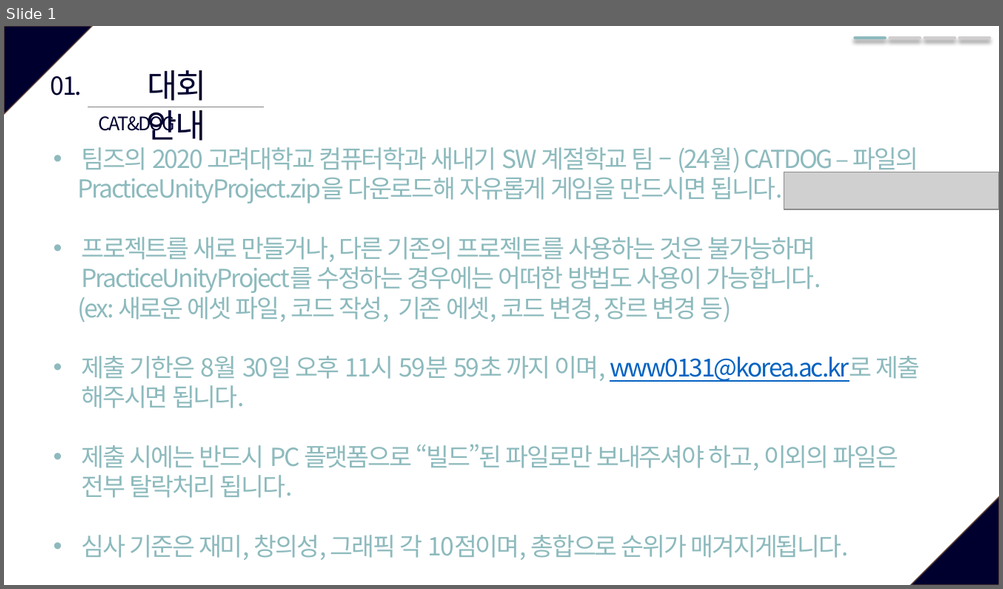
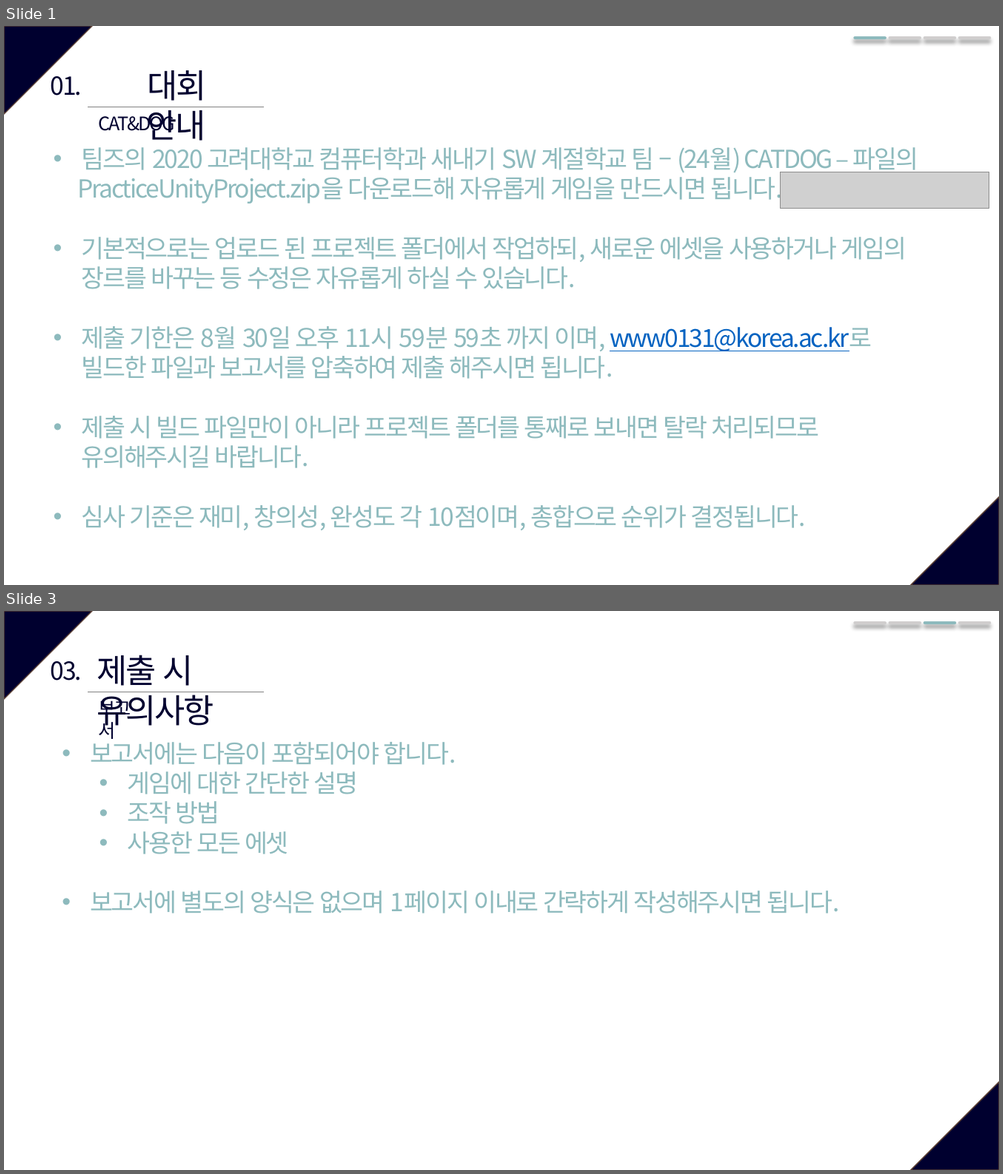
Before and after one commit to KU-CATDOG/2020SummerUnityStudy, a slide deck: 대회 공지.pptx. Shown one above the other, each under a label of ours: slide 1 before the commit, slides 1 and 3 after it; the slides between them are not shown. The pictures are 1003x589 and 1003x1174 pixels, drawn with LibreOffice and Linux fonts; fonts in the diff are those of the drawing; grey boxes stand for pictures. Boxes give left, top, right and bottom in pixels: in the first picture for what was removed or moved away, otherwise in the second. Text is boxed around its words. In the diff, an @@ line names an element or a change of style, - is before the commit and + after.

Commit message:
대회 공지 수정

```diff
--- a/대회 공지.pptx
+++ b/대회 공지.pptx
@@ slide 3 added at [4, 611, 999, 1170], background #FFFFFF; not listed: 2 template elements that a slide beside it also shows @@
@@ line added from (855, 623) to (885, 623), #D0CECE 3.5 pt @@
@@ line added from (890, 623) to (919, 623), #D0CECE 3.5 pt @@
@@ line added from (925, 623) to (955, 623), #8DBABD 3.5 pt @@
@@ line added from (960, 623) to (989, 623), #D0CECE 3.5 pt @@
@@ text added at [96, 655, 214, 732], 32 pt, text #00002F @@
+제출 시 유의사항
@@ text added at [51, 661, 82, 681], 24 pt, text #00002F @@
+03.
@@ line added from (88, 692) to (264, 692), #808080 0.5 pt @@
@@ text added at [90, 737, 839, 914], 24 pt, text #8DBABD @@
+• 보고서에는 다음이 포함되어야 합니다.
+  • 게임에 대한 간단한 설명
+  • 조작 방법
+  • 사용한 모든 에셋
+• 보고서에 별도의 양식은 없으며 1페이지 이내로 간략하게 작성해주시면 됩니다.
@@ text added at [90, 737, 198, 765], 18 pt, text #00002F @@
+보고서
@@ slide 1 changed as well @@
@@ picture: place and size @@
-picture at [784, 173, 999, 210]
+picture at [780, 172, 990, 208]
@@ text at [82, 237, 906, 531]: text changed @@
-• 프로젝트를 새로 만들거나, 다른 기존의 프로젝트를 사용하는 것은 불가능하며 PracticeUnityProject를 수정하는 경우에는 어떠한 방법도 사용이 가능합니다.
-(ex: 새로운 에셋 파일, 코드 작성, 기존 에셋, 코드 변경, 장르 변경 등)
-• 제출 기한은 8월 30일 오후 11시 59분 59초 까지 이며, www0131@korea.ac.kr로 제출 해주시면 됩니다.
-• 제출 시에는 반드시 PC 플랫폼으로 “빌드”된 파일로만 보내주셔야 하고, 이외의 파일은 전부 탈락처리 됩니다.
-• 심사 기준은 재미, 창의성, 그래픽 각 10점이며, 총합으로 순위가 매겨지게됩니다.
+• 기본적으로는 업로드 된 프로젝트 폴더에서 작업하되, 새로운 에셋을 사용하거나 게임의 장르를 바꾸는 등 수정은 자유롭게 하실 수 있습니다.
+• 제출 기한은 8월 30일 오후 11시 59분 59초 까지 이며, www0131@korea.ac.kr로 빌드한 파일과 보고서를 압축하여 제출 해주시면 됩니다.
+• 제출 시 빌드 파일만이 아니라 프로젝트 폴더를 통째로 보내면 탈락 처리되므로 유의해주시길 바랍니다.
+• 심사 기준은 재미, 창의성, 완성도 각 10점이며, 총합으로 순위가 결정됩니다.
```
Also in this commit, not shown: 1 other slide added.
